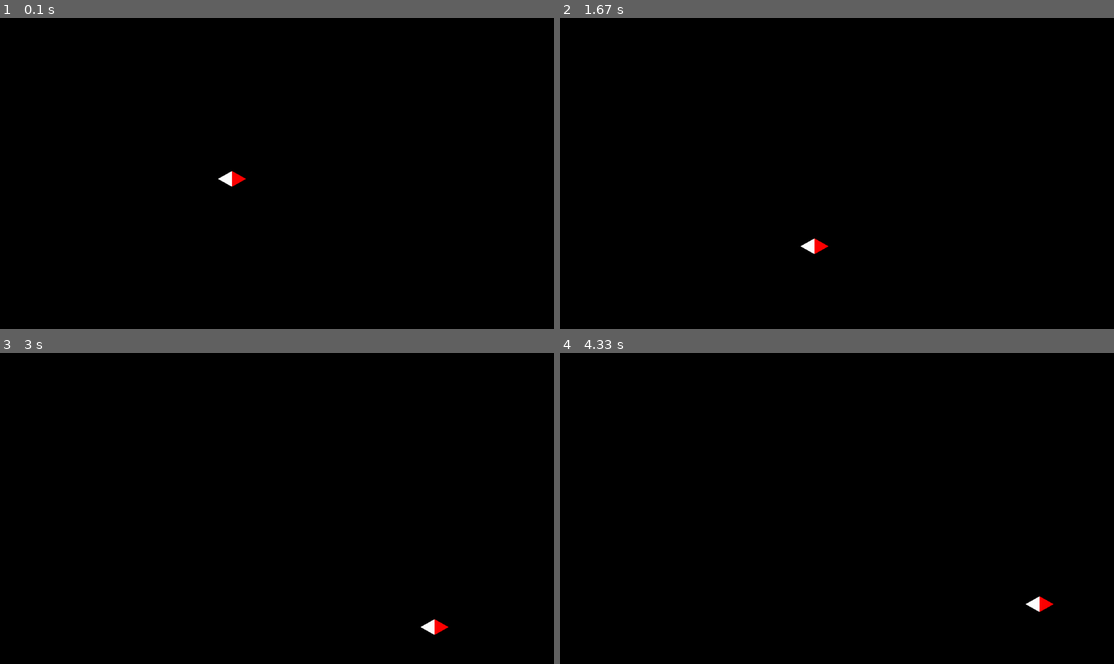
Above: before the commit, frames 1-4 (two rows, left to right).
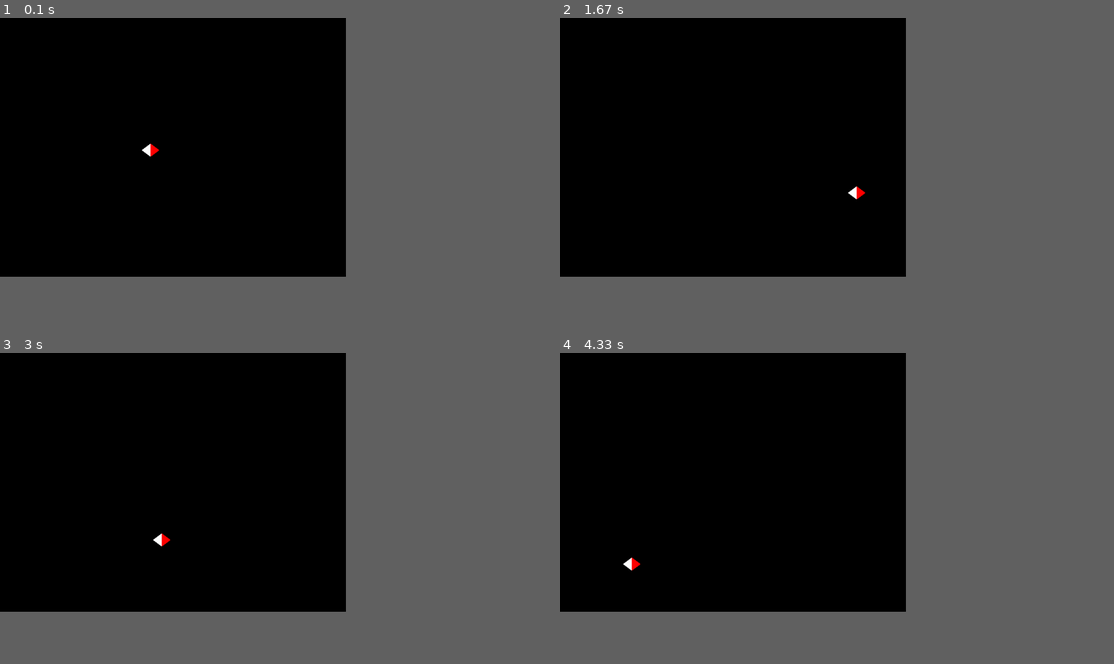
Above: after the commit, the same moments.

Repository: venthur/pyff
Game: pygame game, started from src/Feedbacks/MovingRhomb/MovingRhomb.py
Same seed, same stepped clock (60 frames per second), same inputs: the game is played once before the commit and once after it. The source is Python 2; it was converted automatically to run under Python 3.
Inputs:
- Up to frame 1 (0.1 s): no input
- Up to frame 2 (1.67 s): no input
- Up to frame 3 (3 s): no input
- Up to frame 4 (4.33 s): no input
In our replay, the window is 900x506 before the commit and 562x421 after it. These sizes can differ from the game's own. Grey fills any space a smaller window leaves; there, only what the larger window draws over its background counts as a difference.

The runs differ from the first frame. In frame 1, 0.2% of the frame differs, in the area x 25-45%, y 40-55%; in frame 2, 0.2%; in frame 3, 0.2%, in the area x 27-81%, y 57-91%; in frame 4, 0.2%.

Commit message:
* Converted MovingRhomb to MainloopFeedback
git-svn-id: https://pyff.googlecode.com/svn/trunk@139 50cd3e91-b052-0410-92d0-9544d30d4854

Diff:
--- a/src/Feedbacks/MovingRhomb/MovingRhomb.py
+++ b/src/Feedbacks/MovingRhomb/MovingRhomb.py
@@ -19,28 +19,26 @@
 
 """MovingRhomb Stimulus."""
 
-from FeedbackBase.Feedback import Feedback
+from FeedbackBase.MainloopFeedback import MainloopFeedback
 
 import pygame
 
 import math
 import random
 
-class MovingRhomb(Feedback):
+class MovingRhomb(MainloopFeedback):
 
     LEFT, RIGHT, TOP, BOTTOM = 1, 2, 3, 4
 
 # From Feedback ################################################################
 
-    def on_init(self):
-        self.play, self.pause, self.stopping, self.stop = False, False, False, False
-
+    def init(self):
         self.transparent = (0, 0, 0)
         self.rhomb_bg_color = (255, 255, 255)
         self.rhomb_fg_color = (255, 0, 0)
 
-        self.w, self.h = 1600, 1200
-        self.FPS = 60
+        self.w, self.h = 800, 600
+        self.FPS = 30
 
         self.angle = 173
         self.duration = 1000.0 # 3s from left to right
@@ -50,69 +48,45 @@
         # TODO: move this to init_graphics
         self.v = (self.w * 1000) / (self.duration * self.FPS)
 
-    def on_play(self):
+    def pre_mainloop(self):
         self.init_pygame()
         self.init_graphics()
         self.stopping, self.stop = False, False
-
         # for now...
         self.rhomb = self.rhomb_left
-        self.main_loop()
+
+    def post_mainloop(self):
         pygame.quit()
 
-    def on_pause(self):
-        self.pause = not self.pause
+    def tick(self):
+        self.process_pygame_events()
+        pygame.time.wait(10)
+        self.elapsed = self.clock.tick(self.FPS)
 
-    def on_quit(self):
-        self.stopping = True
-        while not self.stop:
-            pass
-        #pygame.quit() -- moved to end of on_play in oder to quit it in same thread as it was started
-
-# /From Feedback ###############################################################
-
-    def main_loop(self):
-        self.clock.tick(self.FPS)
-        while not self.stopping:
-            self.process_pygame_events()
-
-            pygame.time.wait(10)
-            self.elapsed = self.clock.tick(self.FPS)
-            #print self.elapsed
-            self.tick()
-        self.stop = True
-
-    def tick(self):
-        if self.pause:
-            self.pause_tick()
-        else:
-            self.trial_tick()
-
-    def pause_tick(self):
-        pass
-
-    def trial_tick(self):
         self.screen.blit(self.background, self.background.get_rect()) #, self.rhomb_rect)
 
         # calculate the new position
         speed_v = self.calc_speed_vector(self.v, self.angle)
         self.rhomb_rect.move_ip(speed_v)
-
-
-
         if self.rhomb_rect.left < 0 or self.rhomb_rect.right > self.w:
             self.angle = self.calc_reflection(self.angle, MovingRhomb.LEFT)
             self.angle += 2 * (random.random() - 0.5) * self.random_angle
-
         if self.rhomb_rect.top < 0 or self.rhomb_rect.bottom > self.h:
             self.angle = self.calc_reflection(self.angle, MovingRhomb.TOP)
             self.angle += 2 * (random.random() - 0.5) * self.random_angle
-
         # paint it
         self.screen.blit(self.rhomb, self.rhomb_rect)
-
         # for hwsurfaces and doublebuf
         pygame.display.flip()
+
+
+    def pause_tick(self):
+        self.process_pygame_events()
+        pygame.time.wait(10)
+        self.elapsed = self.clock.tick(self.FPS)
+
+
+# /From Feedback ###############################################################
 
 
     def calc_speed_vector(self, v, angle):
@@ -135,8 +109,8 @@
         Set up pygame and the screen and the clock.
         """
         pygame.init()
-        #size = (self.w, self.h)
-        size = pygame.display.list_modes()[0]
+        size = (self.w, self.h)
+        #size = pygame.display.list_modes()[0]
         self.screen = pygame.display.set_mode(size, pygame.HWSURFACE | pygame.DOUBLEBUF) #pygame.HWSURFACE | pygame.FULLSCREEN | pygame.DOUBLEBUF) #
         self.clock = pygame.time.Clock()
         #print pygame.display.get_driver()
@@ -149,8 +123,8 @@
         """
 
         # Initialize some usefull variables
-        self.w = self.screen.get_width()
-        self.h = self.screen.get_height()
+        #self.w = self.screen.get_width()
+        #self.h = self.screen.get_height()
 
         # Scale some stuff
         rhomb_w = self.w / 20
@@ -202,16 +176,10 @@
                 self.screen = pygame.display.set_mode((event.w, event.h), pygame.RESIZABLE)
                 self.init_graphics()
 
+
 if __name__ == '__main__':
-    try:
-        import threading, time, traceback
-        mr = MovingRhomb()
-        mr.on_init()
-
-        t = threading.Timer(15, mr.on_quit)
-        t.start()
-
-        mr.on_play()
-    except:
-        print traceback.format_exc()
-        pygame.quit()
+    import logging
+    logging.basicConfig(level=logging.DEBUG)
+    mr = MovingRhomb()
+    mr.on_init()
+    mr.on_play()
--- a/src/Feedbacks/TrivialPong/TrivialPong.py
+++ b/src/Feedbacks/TrivialPong/TrivialPong.py
@@ -32,7 +32,6 @@
 
     def init(self):
         self.FPS = 60
-        self.pause, self.stopping, self.stop = False, False, False
         self.val = 0.0
 
     def pre_mainloop(self):
